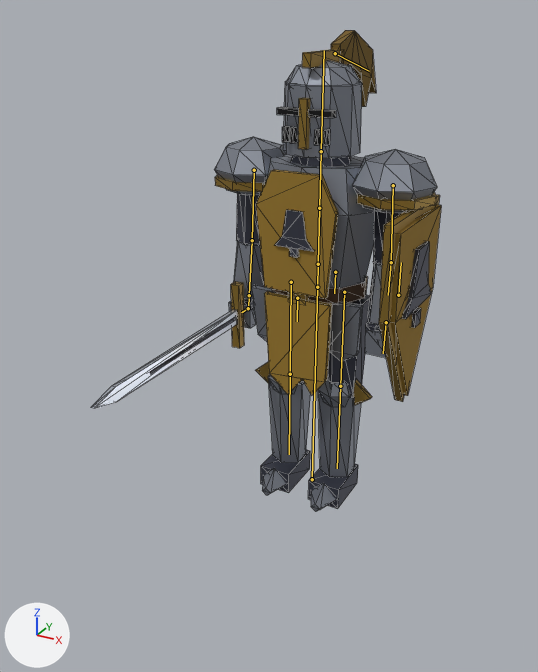
The glTF model assets/models/knight.glb: old version first, new version second.
Camera for both pictures: a 50 mm lens placed at (1.11, -2.4, 1.81), pointed at (-0.05, -0.28, 0.76). The axes (+X, +Y, +Z) are drawn at lower left. The lights are the same throughout. The first picture is the older version. The bones that change, and the others that lie on the model, are drawn over the model as lines. Mesh edges are drawn as thin lines.

The first picture shows 'KnightMesh'.
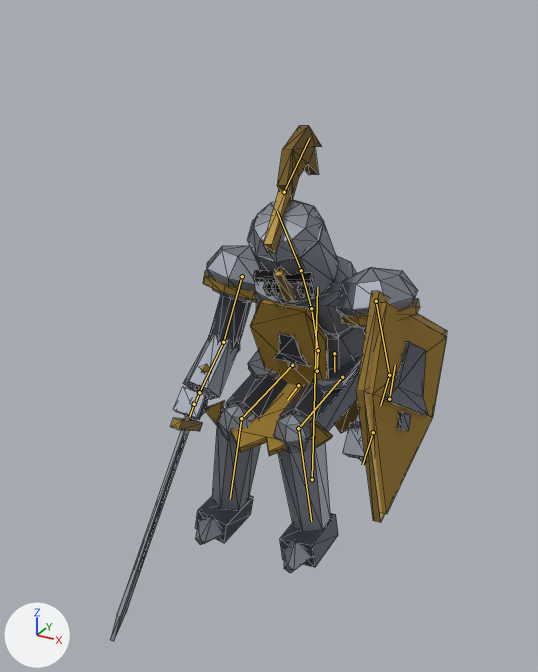
The newer file adds an action. The first version stands in its rest pose; the second is drawn at frame 2 of the action 'Sit'.

Boxes [x1, y1, x2, y2] around the edits, measured in the pictures (538 x 672 px):
'KnightMesh', posed (7% taller)
    before: [91, 30, 441, 511]
    after: [111, 125, 447, 642]
bone 'Hips', root to tip
    before: (317, 287) to (318, 264)
    after: (317, 371) to (318, 350)
bone 'Spine', root to tip
    before: (318, 264) to (319, 208)
    after: (318, 350) to (311, 308)
bone 'Chest', root to tip
    before: (319, 208) to (321, 151)
    after: (311, 308) to (301, 270)
bone 'Head', root to tip
    before: (321, 151) to (324, 50)
    after: (301, 270) to (277, 211)
bone 'Plume', root to tip
    before: (335, 53) to (369, 71)
    after: (284, 192) to (309, 138)
bone 'UpperArm.L', root to tip
    before: (393, 185) to (391, 262)
    after: (376, 301) to (389, 375)
bone 'ForeArm.L', root to tip
    before: (391, 262) to (388, 295)
    after: (389, 375) to (380, 405)
bone 'Shield', root to tip
    before: (398, 295) to (401, 262)
    after: (389, 399) to (395, 365)
bone 'UpperArm.R', root to tip
    before: (254, 170) to (252, 240)
    after: (242, 276) to (223, 342)
bone 'ForeArm.R', root to tip
    before: (252, 240) to (249, 295)
    after: (223, 342) to (199, 392)
bone 'Weapon', root to tip
    before: (248, 308) to (241, 312)
    after: (194, 404) to (189, 417)
bone 'TabardB', root to tip
    before: (335, 272) to (334, 293)
    after: (334, 353) to (334, 372)
bone 'TabardF', root to tip
    before: (297, 298) to (297, 321)
    after: (298, 385) to (287, 400)
bone 'Thigh.L', root to tip
    before: (344, 292) to (340, 386)
    after: (342, 377) to (298, 428)
bone 'Shin.L', root to tip
    before: (340, 386) to (337, 468)
    after: (298, 428) to (311, 521)
bone 'Thigh.R', root to tip
    before: (291, 282) to (290, 374)
    after: (292, 365) to (241, 418)
bone 'Shin.R', root to tip
    before: (290, 374) to (289, 454)
    after: (241, 418) to (230, 499)

The edits, one by one:
Bone 'Hips' (bone_hips) moves from (0.0, 0.0, 0.0) to (0.0, -0.36, -0.02).
Bone 'Spine' (bone_spine) turns from (0, 0, 0) to (18, 0, 0) degrees about its own x, y and z.
Bone 'Chest' (bone_chest) turns from (0, 0, 0) to (10, 0, 0) degrees about its own x, y and z.
Bone 'Head' (bone_head) turns from (0, 0, 0) to (10, 10, 0) degrees about its own x, y and z.
Bone 'Plume' (bone_plume) turns from (0, 0, 0) to (-1, 0, 0) degrees about its own x, y and z.
Bone 'UpperArm.L' (bone_upperarm_l) turns from (0, 0, 0) to (-31, 0, -18) degrees about its own x, y and z.
Bone 'ForeArm.L' (bone_forearm_l) turns from (0, 0, 0) to (-40, 0, 0) degrees about its own x, y and z.
Bone 'Shield' (bone_shield) turns from (0, 0, 0) to (8, 0, 0) degrees about its own x, y and z.
Bone 'UpperArm.R' (bone_upperarm_r) turns from (0, 0, 0) to (-41, 0, 14) degrees about its own x, y and z.
Bone 'ForeArm.R' (bone_forearm_r) turns from (0, 0, 0) to (-30, 0, 0) degrees about its own x, y and z.
Bone 'Weapon' (bone_weapon) turns from (0, 0, 0) to (-100, 0, 0) degrees about its own x, y and z.
Bone 'TabardB' (bone_tabardb) turns from (0, 0, 0) to (6, 0, 0) degrees about its own x, y and z.
Bone 'TabardF' (bone_tabardf) turns from (0, 0, 0) to (-78, 0, 0) degrees about its own x, y and z.
Bone 'Thigh.L' (bone_thigh_l) turns from (0, 0, 0) to (-86, 0, -9) degrees about its own x, y and z.
Bone 'Shin.L' (bone_shin_l) turns from (0, 0, 0) to (86, 0, 0) degrees about its own x, y and z.
Bone 'Thigh.R' (bone_thigh_r) turns from (0, 0, 0) to (-82, 0, 9) degrees about its own x, y and z.
Bone 'Shin.R' (bone_shin_r) turns from (0, 0, 0) to (82, 0, 0) degrees about its own x, y and z.
